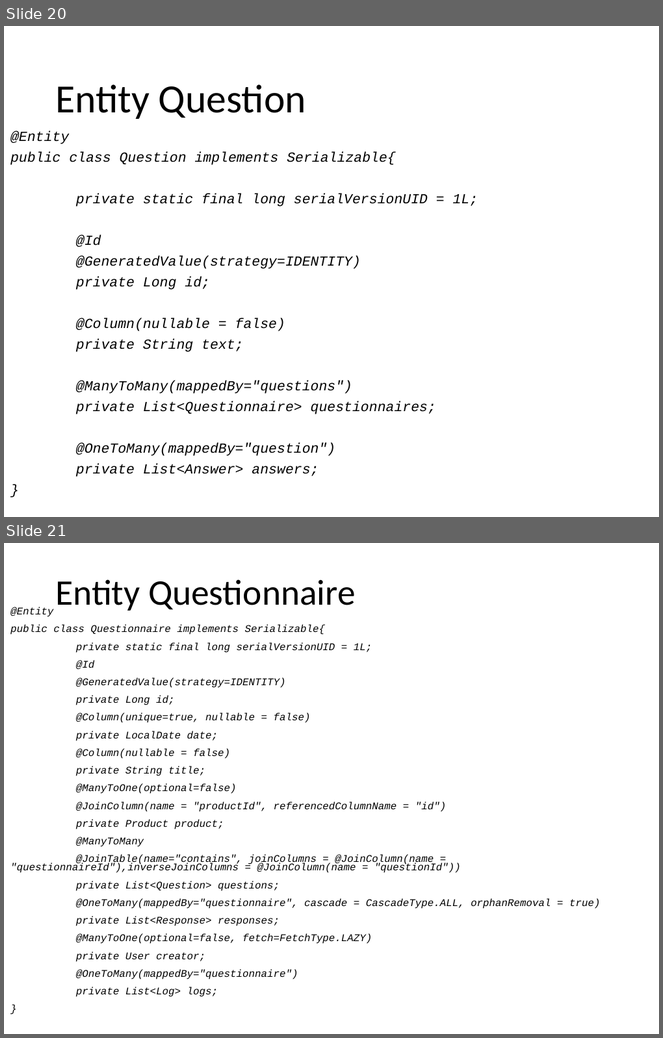
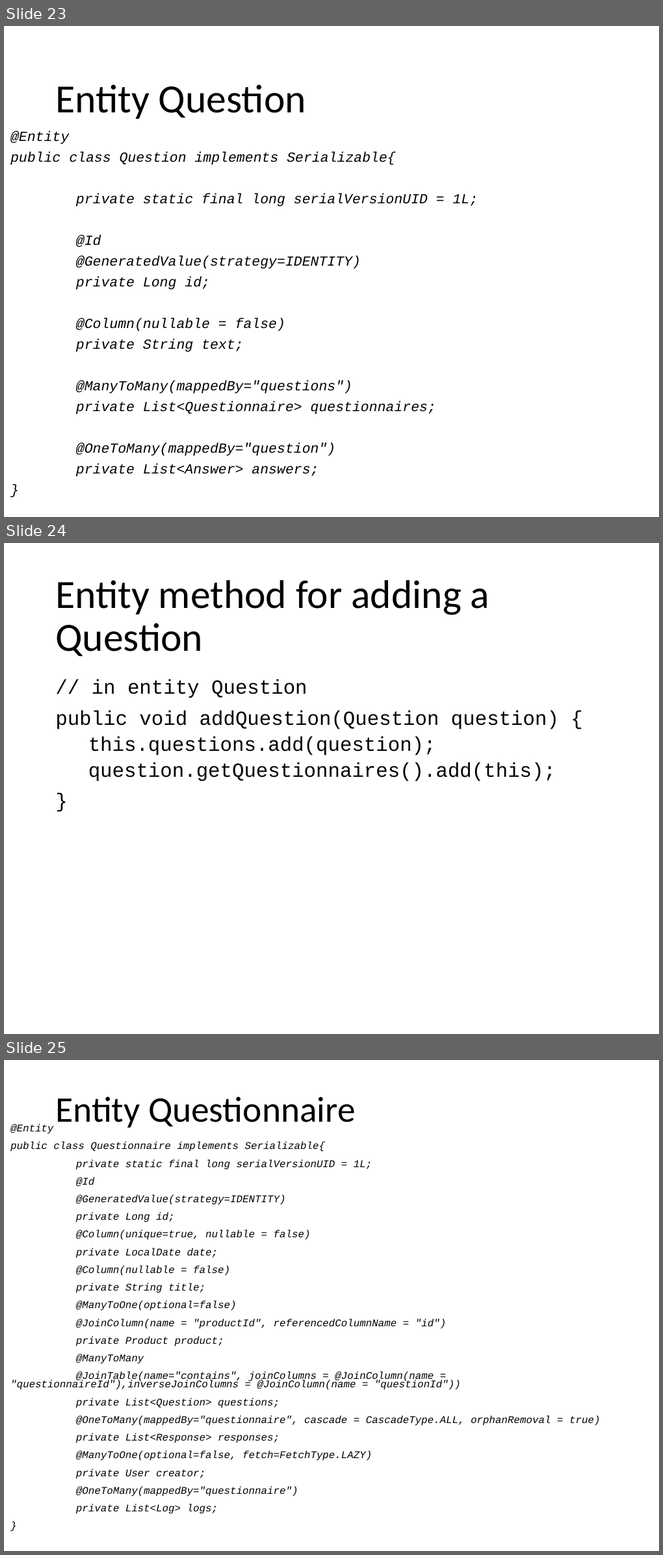
Before and after one commit to Paso198/Gamified-Marketing-Application, a slide deck: Design.pptx. Shown one above the other, each under a label of ours: slides 20 and 21 before the commit, slides 23, 24 and 25 after it. The pictures are 663x1038 and 663x1555 pixels, drawn with LibreOffice and Linux fonts; fonts in the diff are those of the drawing. Boxes give left, top, right and bottom in pixels: in the first picture for what was removed or moved away, otherwise in the second. Text is boxed around its words. In the diff, an @@ line names an element or a change of style, - is before the commit and + after.

```diff
--- a/Design.pptx
+++ b/Design.pptx
@@ slide 24 added at (4, 543, 659, 1034), background #FFFFFF @@
@@ title added at (55, 580, 490, 656), 44 pt, text #000000 @@
+Entity method for adding a Question
@@ text added at (55, 679, 559, 782), 22 pt, text #000000 @@
+// in entity Question
+public void addQuestion(Question question) {
+  this.questions.add(question);
+  question.getQuestionnaires().add(this);
+}
@@ what was slide 20 is now slide 23 @@
@@ what was slide 21 is now slide 25 @@
```
Also in this commit, not shown: 2 slides changed, 7 other slides added, 1 slide removed.
